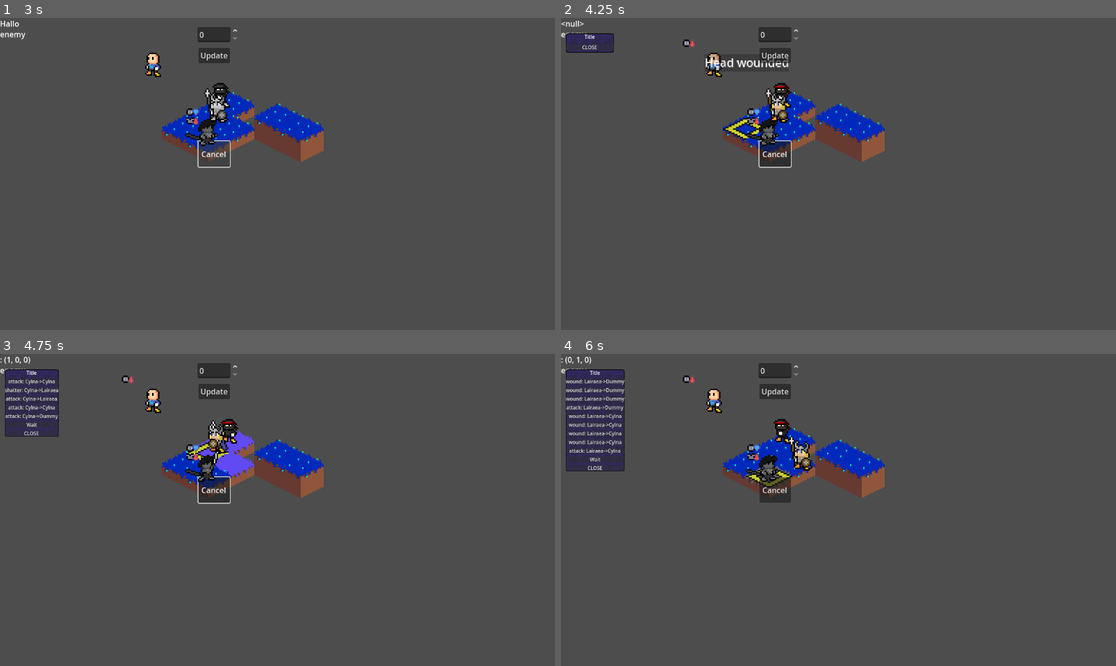
Above: before the commit, frames 1-4 (two rows, left to right).
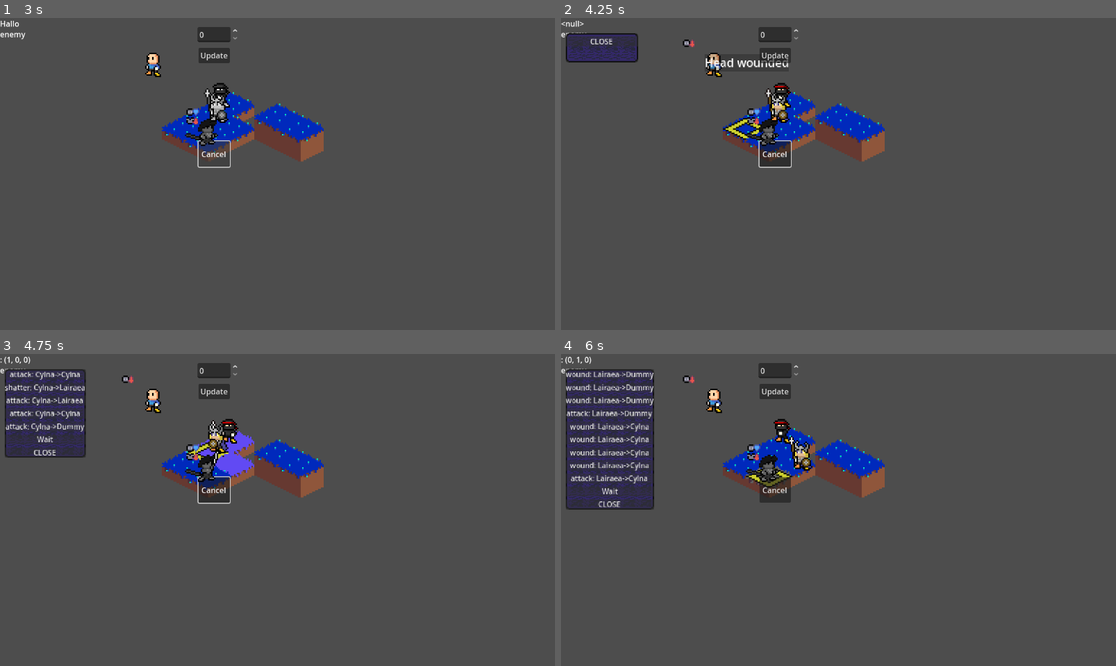
Above: after the commit, the same moments.

Repository: Puffe14/godot-breaker-srpg
Game: Godot game, scene res://main_menu.tscn
The game is run twice, just before and just after one commit, with the same random seed, the same clock (stepped at 60 frames per second) and the same inputs. The project has no main scene, so this scene is started directly.
Inputs (mouse positions are in pixels of both pictures, inside the frame that each line leads up to):
- Up to frame 1 (3 s): click "Update" at 0.5 s; click "Update" at 1.25 s; click "Update" at 2 s; click "Cancel" at 2.75 s
- Up to frame 2 (4.25 s): move the mouse to (744, 127) at 3.52 s; click (744, 127) at 3.6 s; tap Tab (deselect, bound only after the commit) at 3.8 s
- Up to frame 3 (4.75 s): move the mouse to (210, 453) at 4.27 s; tap Tab (deselect, bound only after the commit) at 4.35 s; click (210, 453) at 4.55 s
- Up to frame 4 (6 s): click "attack: Cylna->Cylna" at 5 s; tap Enter at 5.75 s; move the mouse to (771, 475) at 5.77 s; click (771, 475) at 5.85 s

Frame 1 is identical in both runs. In frame 2, 0.9% of the frame differs, in the area x 0-32%, y 4-15%; in frame 3, 3.0%; in frame 4, 5.3%, in the area x 0-17%, y 4-50%.

Commit message:
Added wating for actLength to main_gui _process

Diff:
--- a/nodes/menus/button_menu.tscn
+++ b/nodes/menus/button_menu.tscn
@@ -17,6 +17,7 @@
 anchor_bottom = 1.0
 grow_horizontal = 2
 grow_vertical = 2
+scale = Vector2(1.5, 1.5)
 theme = SubResource("Theme_lerbw")
 script = ExtResource("1_rc8qm")
 button_list_container = NodePath("HMenuContainer/MarginContainer/PanelContainer/VBoxContainer/ButtonList")
@@ -51,6 +52,7 @@
 layout_mode = 2
 
 [node name="Title" type="Label" parent="HMenuContainer/MarginContainer/PanelContainer/VBoxContainer"]
+visible = false
 layout_mode = 2
 text = "Title"
 horizontal_alignment = 1
--- a/project.godot
+++ b/project.godot
@@ -27,6 +27,11 @@
 , Object(InputEventKey,"resource_local_to_scene":false,"resource_name":"","device":-1,"window_id":0,"alt_pressed":false …(182 unchanged characters)…
 ]
 }
+deselect={
+"deadzone": 0.2,
+"events": [Object(InputEventKey,"resource_local_to_scene":false,"resource_name":"","device":-1,"window_id":0,"alt_pressed":false,"shift_pressed":false,"ctrl_pressed":false,"meta_pressed":false,"pressed":false,"keycode":0,"physical_keycode":4194306,"key_label":0,"unicode":0,"location":0,"echo":false,"script":null)
+]
+}
 
 [rendering]
 
--- a/scripts/components/action/action.gd
+++ b/scripts/components/action/action.gd
@@ -8,6 +8,8 @@
 var actLength: float = 1.0
 # explain
 var explain = Explain.new("")
+
+var delay = 0
 
 # universal signals
 signal move(location: Tile, unit: Units, delay: float)
--- a/scripts/components/combat/combat.gd
+++ b/scripts/components/combat/combat.gd
@@ -193,6 +193,7 @@
 
 func on_animate_sent(_anim: String, _unit: Units, _delay: float, _msg: String = ""):
 	time_passed += 1
+	actLength = time_passed
 
 func num_to_str(num: int) -> String:
 	var msg = ""
--- a/scripts/ui/main_gui.gd
+++ b/scripts/ui/main_gui.gd
@@ -21,8 +21,12 @@
 	map.draw_tiles(map.direction)
 	draw_and_set_tiles()
 
+var continue_process = true
 
 func _process(_delta):
+	if not continue_process: return
+	if Input.is_action_just_pressed("deselect"):
+		game.deSelect()
 	game.currentMap = map.field_map
 	if !game.update.is_connected(on_game_update):
 		game.update.connect(on_game_update)
@@ -45,7 +49,9 @@
 		#hide move range
 		game.deSelect()
 		show_movement_range()
-	#await current_action.stop
+		continue_process = false
+		await get_tree().create_timer(current_action.actLength).timeout
+		continue_process = true
 
 ### UNIT NODE HANDLING ###
 
